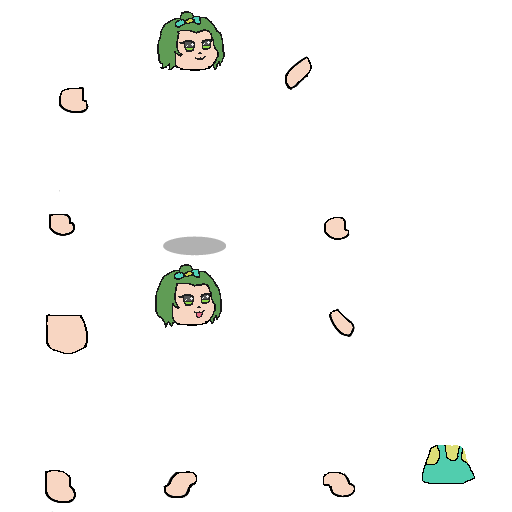
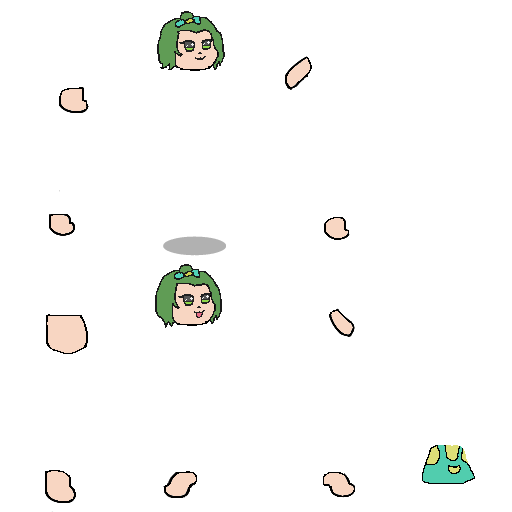
Revision of a layered 512px x 512px image; what changed, layer by layer:
added layer "pocket" above "shirt" over box(448, 465, 461, 474)
